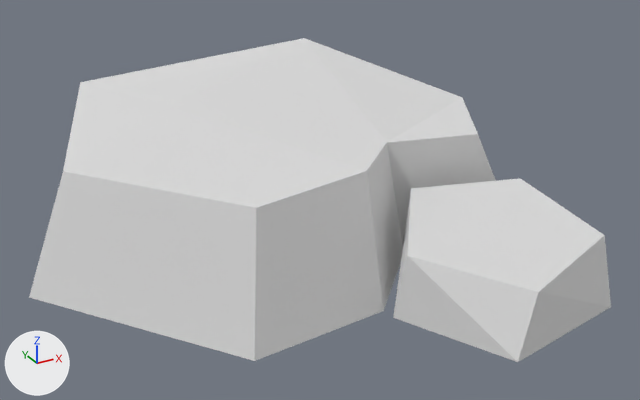
The glTF model public/models/stone-flat.glb as it was, and as the next commit left it.
One viewpoint serves both versions: a 50 mm lens placed at (-1.63, -3.07, 1.84), pointed at (0.04, -0.03, 0.32). Lighting does not change. The marker at lower left points along +X, +Y and +Z. Where no turn or scale is listed for an object, it has been applied to the vertices.

Names of what the first picture shows: 'stone-flat'.
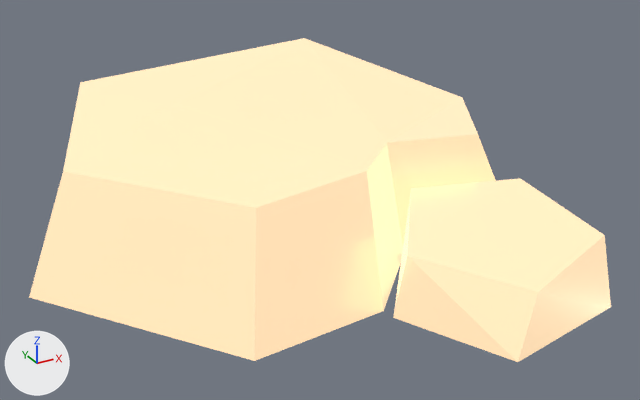
Where the change shows, as pixel boxes [x1, y1, x2, y2] in the pictures (640 x 400 px):
'stone-flat', recoloured (white to beige)
    both: [29, 38, 611, 362]

The change, as a list of edits to the scene's bpy script:
```text
Add img_base:
    img_base = load_image('base', '_unpacked/base', 1024, 1024, 'sRGB')
Add mat_lowpoly_colors_001:
    mat_lowpoly_colors_001 = bpy.data.materials.new('LOWPOLY-COLORS.001')
    # uses the picture img_base
Change me_stone_flat:
    where me_stone_flat.from_pydata(...)  # 28 vertices, 48 faces; spans x -1.16..1.16, y -1.13..1.13, z -0.09..0.79
    remove me_stone_flat.materials.append(mat_lowpoly_colors)  # white #e7e7e7
    add me_stone_flat.materials.append(mat_lowpoly_colors_001)
```
